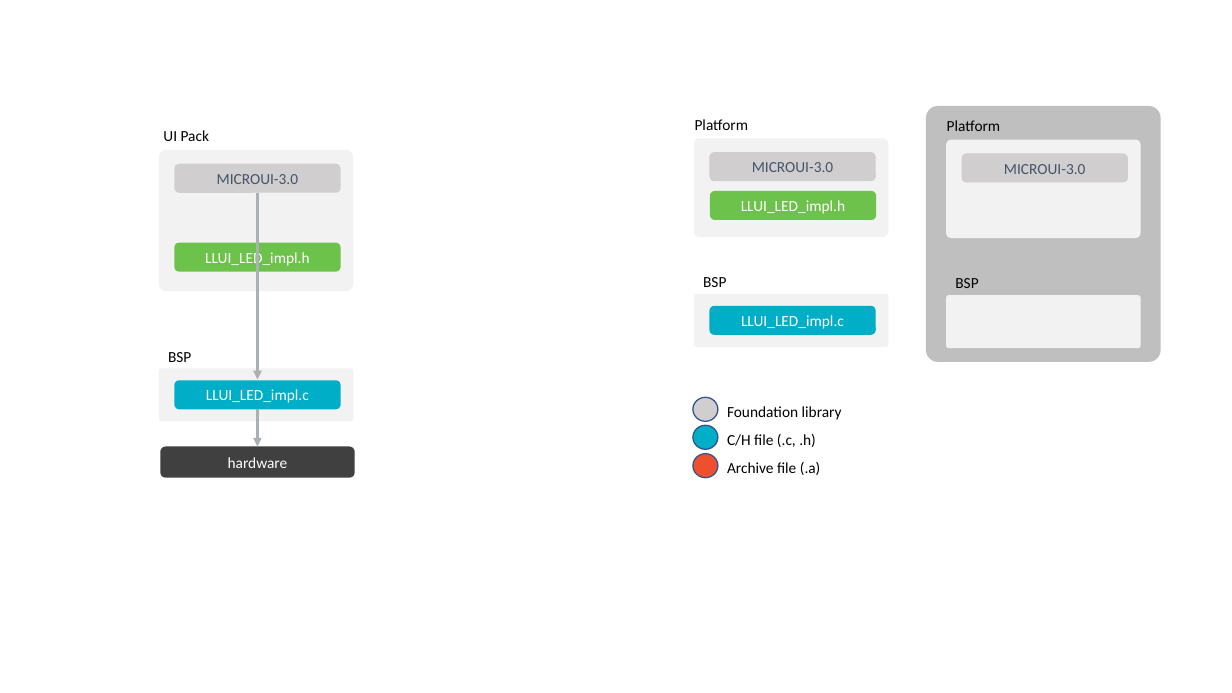
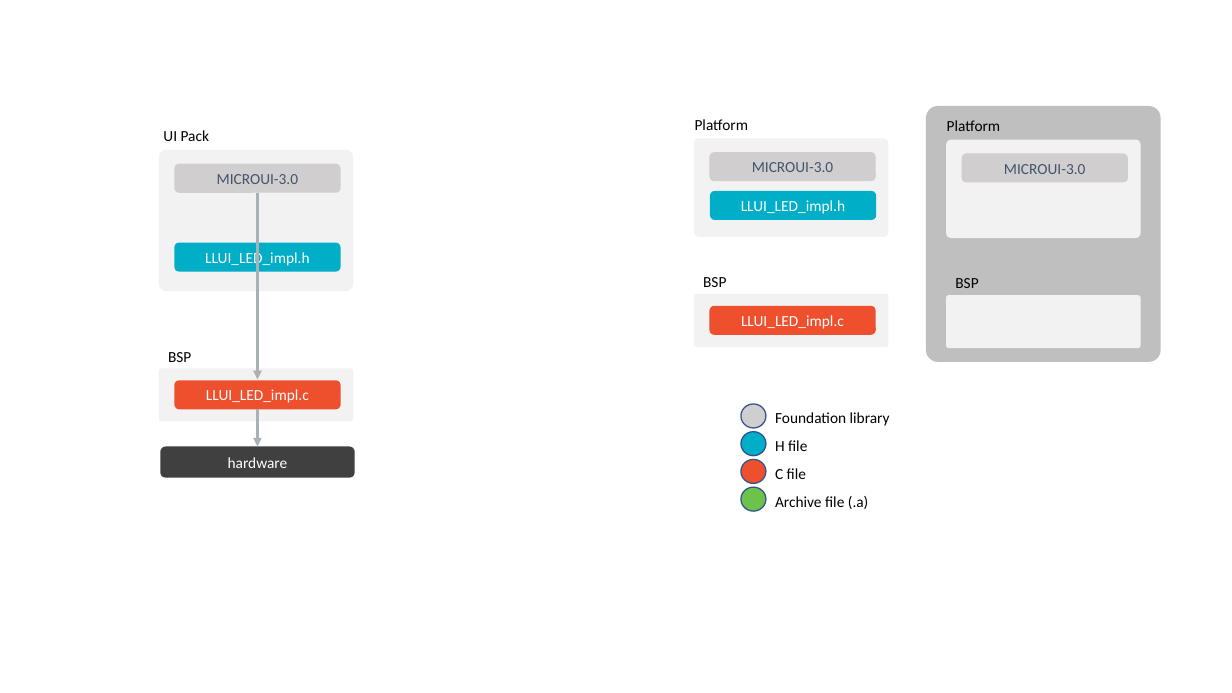
Before and after one commit to MicroEJ/docs, a slide deck: slide 3 of VEEPortingGuide/images/uiLL.pptx. Drawn at 1232x693 pixels with LibreOffice and Linux fonts; fonts in the diff are those of the drawing. Boxes give left, top, right and bottom in pixels: in the first picture for what was removed or moved away, otherwise in the second. Text is boxed around its words. In the diff, an @@ line names an element or a change of style, - is before the commit and + after.

```diff
--- a/VEEPortingGuide/images/uiLL.pptx
+++ b/VEEPortingGuide/images/uiLL.pptx
@@ rounded rectangle "LLUI_LED_impl.h" at <box>710,191,876,220</box>: fill #6CC24A to #00AEC7 @@
@@ rounded rectangle "LLUI_LED_impl.h" at <box>175,243,341,272</box>: fill #6CC24A to #00AEC7 @@
@@ rounded rectangle "LLUI_LED_impl.c" at <box>710,306,876,335</box>: fill #00AEC7 to #EE502E @@
@@ rounded rectangle "LLUI_LED_impl.c" at <box>175,381,341,409</box>: fill #00AEC7 to #EE502E @@
@@ 3 ellipses, 1 text: place and size @@
-3 ellipses, 1 text at <box>693,397,842,478</box>
+3 ellipses, 1 text at <box>741,404,890,483</box>
@@ ellipse at <box>741,432,766,456</box>: outline #325491 1 pt to #2F528F 1 pt @@
@@ text at <box>775,440,807,451</box>: text changed @@
-C/H file (.c, .h)
+H file
@@ text added at <box>775,468,806,479</box>, 12 pt, text #000000 @@
+C file
@@ ellipse added at <box>741,487,766,511</box>, fill #6CC24A, outline #325491 1 pt @@
@@ text "Archive file (.a)": place and size @@
-text "Archive file (.a)" at <box>727,462,821,475</box>
+text "Archive file (.a)" at <box>775,496,869,509</box>
```
Also in this commit, not shown: 5 other slides changed, 16 other files.
